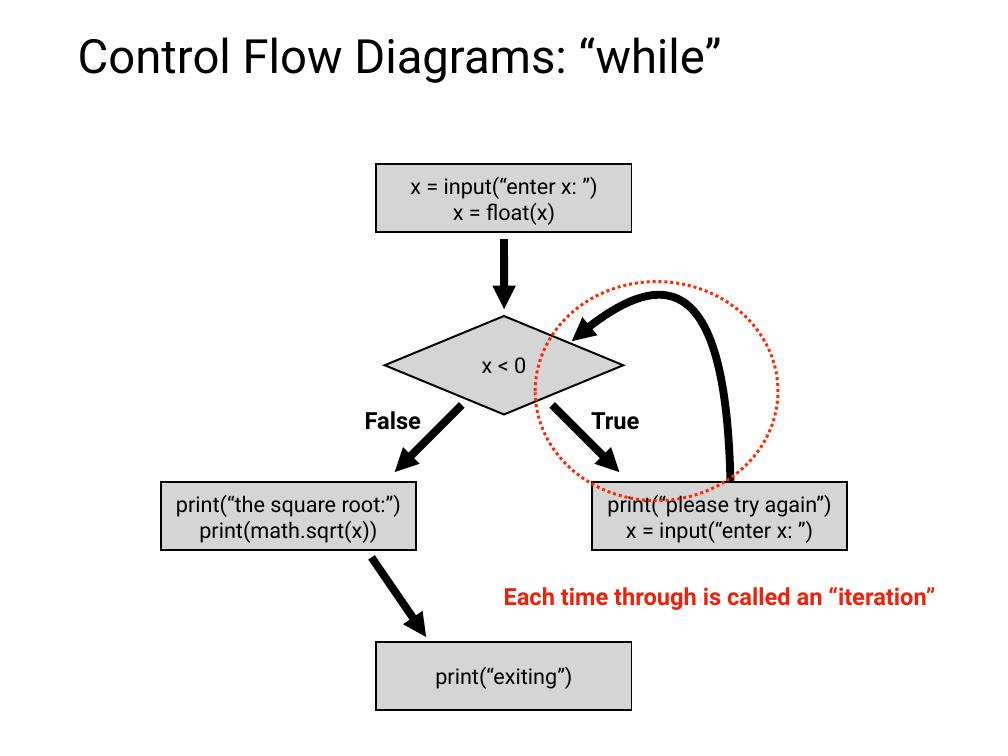
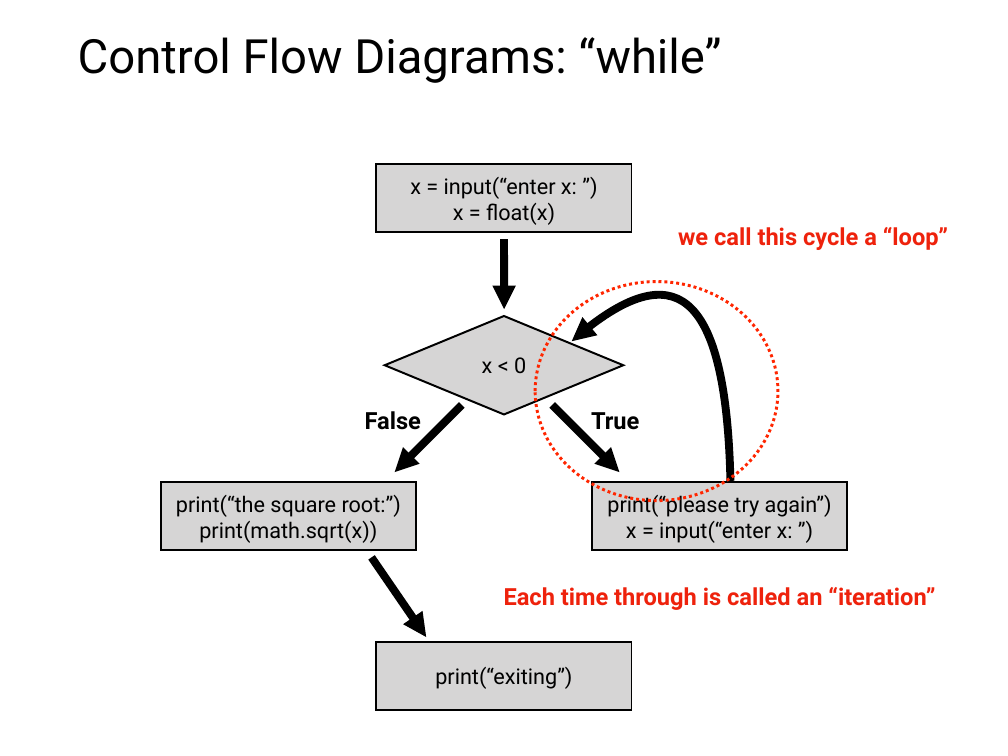
Before and after one commit to tylerharter/caraza-harter-com, a slide deck: slide 12 of tyler/meena/cs220/f21/materials/lec_11_F21.ppt (slide 13 before the commit). Drawn at 1008x756 pixels with LibreOffice and Linux fonts; fonts in the diff are those of the drawing. Boxes give left, top, right and bottom in pixels: in the first picture for what was removed or moved away, otherwise in the second. Text is boxed around its words. In the diff, an @@ line names an element or a change of style, - is before the commit and + after.

```diff
--- a/tyler/meena/cs220/f21/materials/lec_11_F21.ppt
+++ b/tyler/meena/cs220/f21/materials/lec_11_F21.ppt
@@ text added at box(678, 227, 948, 250), 24 pt, text #EE220C, bold @@
+we call this cycle a “loop”
```
Also in this commit, not shown: 4 other slides changed, 2 slides added, 4 slides removed, 4 other files.
